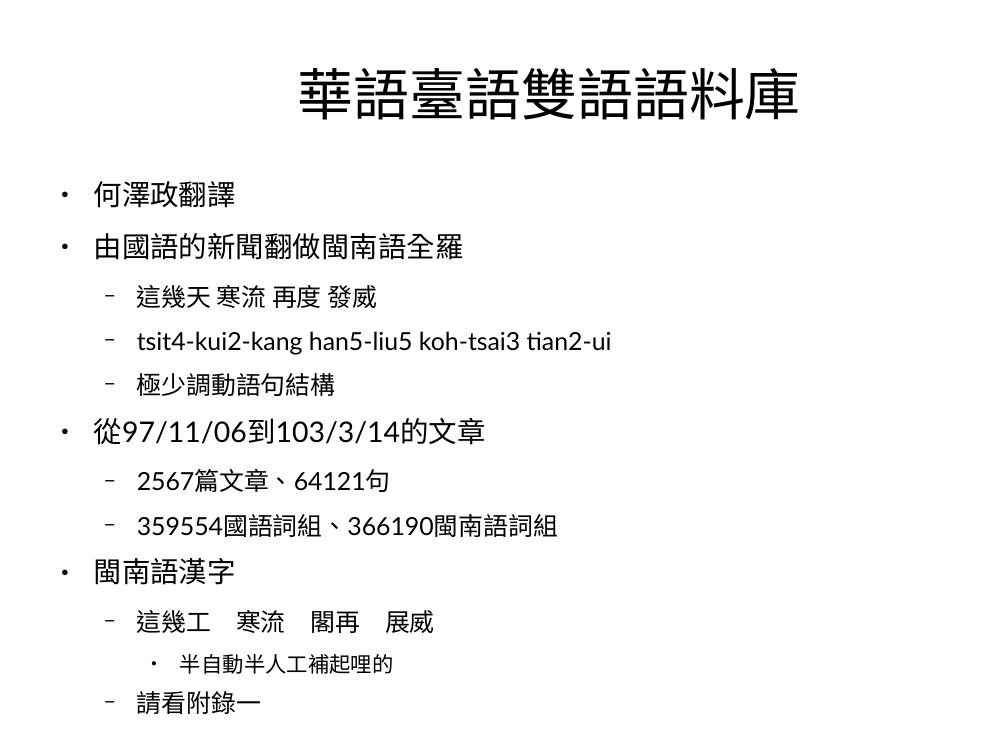
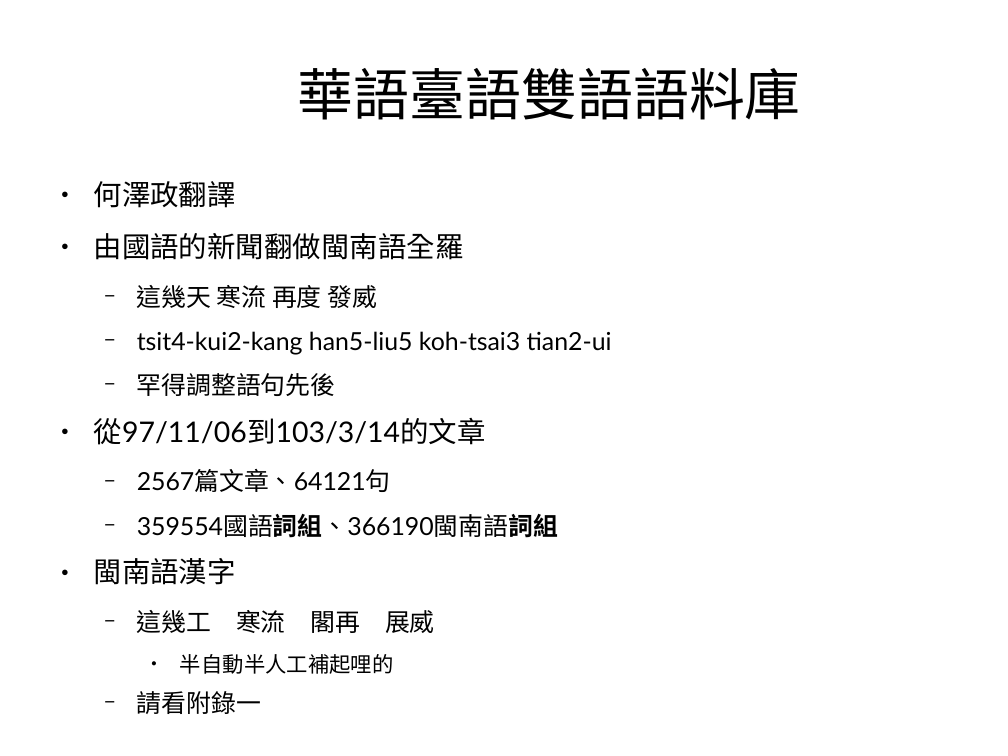
Before and after one commit to sih4sing5hong5/po3-ko3_tau5-iann2-phinn3, a slide deck: slide 5 of 翻譯報告.odp. Drawn at 1008x756 pixels with LibreOffice and Linux fonts; fonts in the diff are those of the drawing. Boxes give left, top, right and bottom in pixels: in the first picture for what was removed or moved away, otherwise in the second. Text is boxed around its words. In the diff, an @@ line names an element or a change of style, - is before the commit and + after.

```diff
--- a/翻譯報告.odp
+++ b/翻譯報告.odp
@@ text at (137,373,336,396): text changed @@
-  − 極少調動語句結構
+  − 罕得調整語句先後
@@ text at (137,514,558,538): bold on in "359554國語詞組、366190閩南語詞組" @@
```
Also in this commit, not shown: 15 other slides changed.
